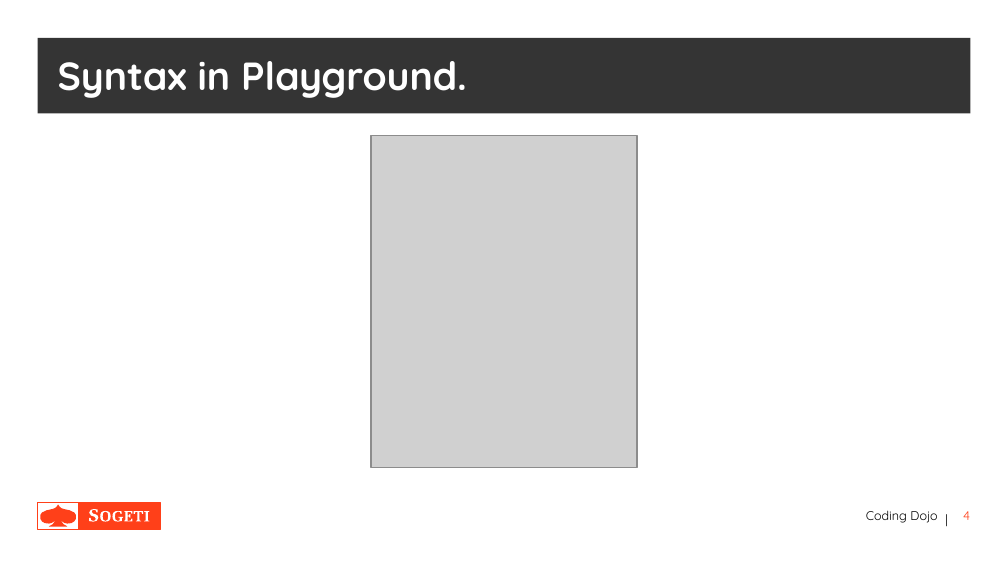
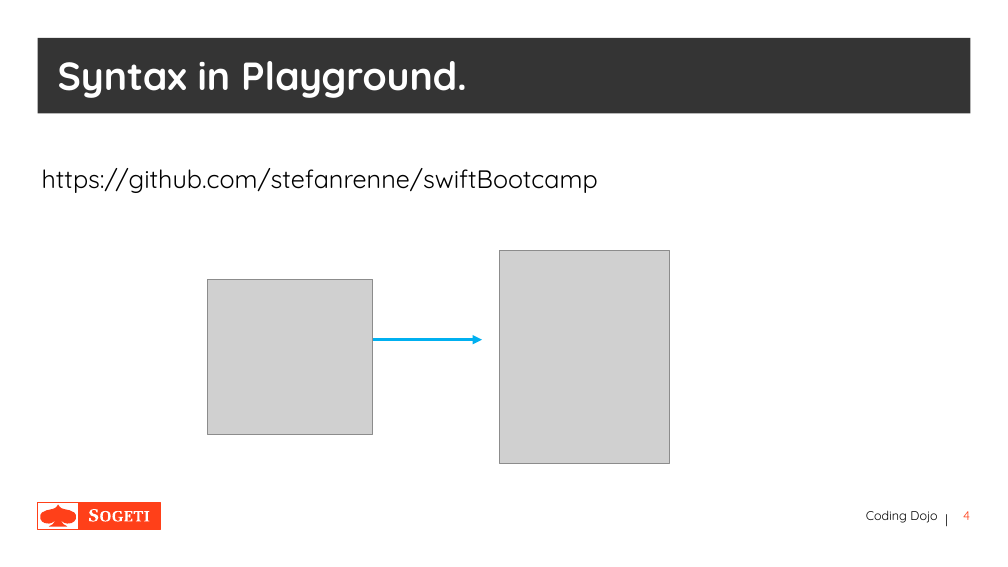
Before and after one commit to stefanrenne/swiftBootcamp, a slide deck: slide 4 of Intro/intro.pptx. Drawn at 1008x567 pixels with LibreOffice and Linux fonts; fonts in the diff are those of the drawing; grey boxes stand for pictures; background and template pictures are left out. Boxes give left, top, right and bottom in pixels: in the first picture for what was removed or moved away, otherwise in the second. Text is boxed around its words. In the diff, an @@ line names an element or a change of style, - is before the commit and + after.

```diff
--- a/Intro/intro.pptx
+++ b/Intro/intro.pptx
@@ text added at <box>42,168,598,193</box>, 18 pt, text #000000 @@
+https://github.com/stefanrenne/swiftBootcamp
@@ picture: place and size @@
-picture at <box>371,135,637,467</box>
+picture at <box>499,250,669,463</box>
@@ picture added at <box>208,279,373,434</box> @@
@@ arrow added from (373, 340) to (482, 340), #00B0F0 2.25 pt @@
```
Also in this commit, not shown: 1 other slide changed.
